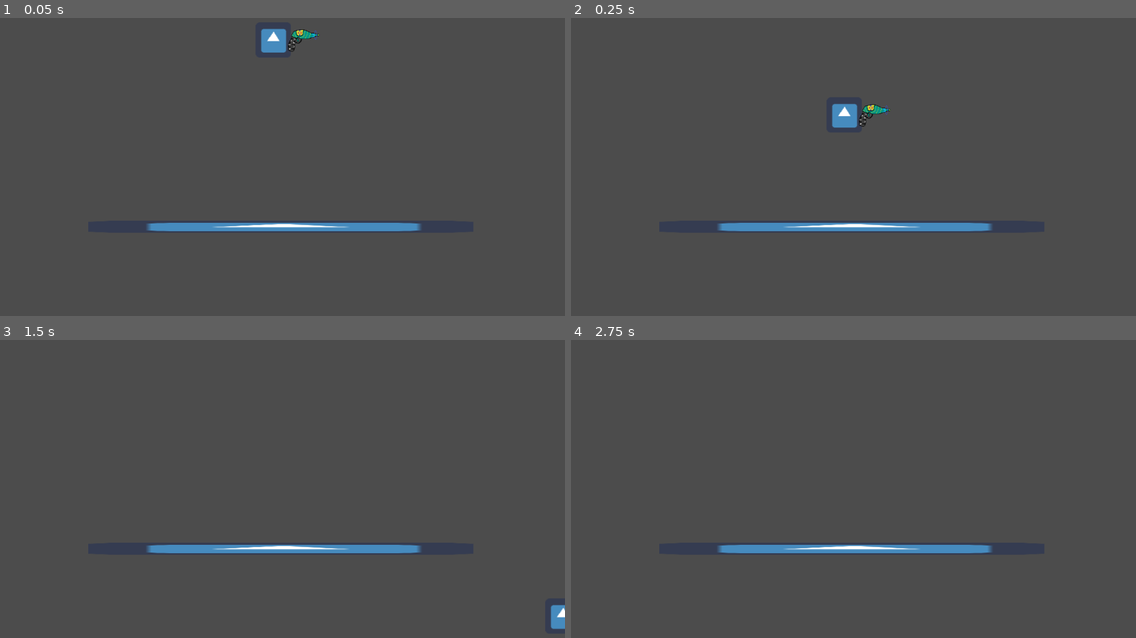
Above: before the commit, frames 1-4 (two rows, left to right).
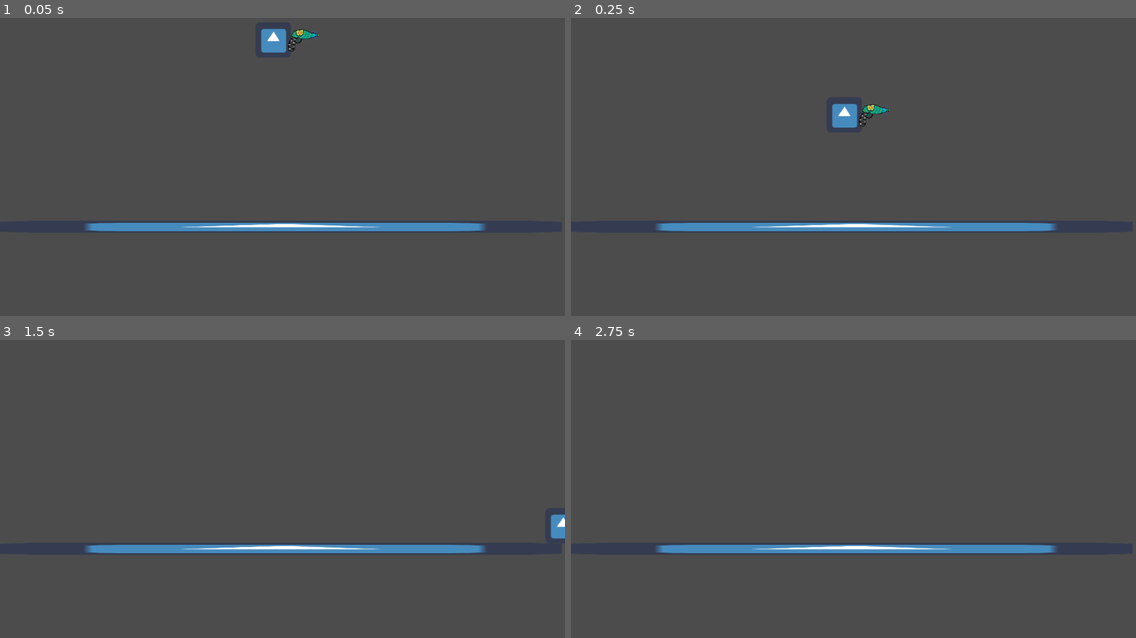
Above: after the commit, the same moments.

Repository: nathanadduci/Embers_of_the_Forgotten
Game: Godot game, scene res://Scenes/Playground.tscn
The game is run twice, just before and just after one commit, with the same random seed, the same clock (stepped at 60 frames per second) and the same inputs. The engine's default icon, where the game draws it, is replaced by a stand-in: a white triangle on a blue panel in a dark square.
Inputs (mouse positions are in pixels of both pictures, inside the frame that each line leads up to):
- Up to frame 1 (0.05 s): no input
- Up to frame 2 (0.25 s): no input
- Up to frame 3 (1.5 s): move the mouse to (406, 465) at 0.52 s; hold Right (ui_right) from 0.53 s (still down); click (406, 465) at 0.67 s; move the mouse to (169, 497) at 1.27 s; click (169, 497) at 1.42 s
- Up to frame 4 (2.75 s): tap Enter at 2 s; move the mouse to (910, 408) at 2.02 s; release Right (ui_right) at 2.03 s; hold Left (ui_left) from 2.03 s (still down); click (910, 408) at 2.17 s

The runs differ from the first frame. In frame 1, 0.8% of the frame differs, in the area x 15-86%, y 68-72%; in frame 2, 0.8%; in frame 3, 1.2%, in the area x 15-100%, y 58-98%; in frame 4, 0.8%.

Commit message:
Added assets to propper folder
Added enemy sprite, weapon sprite, and bullet sprite to assets.

Diff:
--- a/Scenes/Playground.tscn
+++ b/Scenes/Playground.tscn
@@ -2,7 +2,7 @@
 
 [ext_resource path="res://icon.png" type="Texture" id=1]
 [ext_resource path="res://Scripts/player_movement.gd" type="Script" id=2]
-[ext_resource path="res://laser_pistol.png" type="Texture" id=3]
+[ext_resource path="res://data/sprite/laser_pistol.png" type="Texture" id=3]
 
 [sub_resource type="RectangleShape2D" id=1]
 extents = Vector2( 322.766, 10 )
@@ -14,7 +14,7 @@
 
 [node name="Ground" type="Sprite" parent="."]
 position = Vector2( 509, 420 )
-scale = Vector2( 10.9063, 0.34375 )
+scale = Vector2( 15.906, 0.344 )
 texture = ExtResource( 1 )
 
 [node name="StaticBody2D" type="StaticBody2D" parent="Ground"]
@@ -43,3 +43,9 @@
 position = Vector2( 55.535, 0.987202 )
 scale = Vector2( 0.670588, 0.683333 )
 texture = ExtResource( 3 )
+
+[node name="Slime" type="KinematicBody2D" parent="."]
+
+[node name="Slime Collision" type="CollisionShape2D" parent="Slime"]
+
+[node name="SlimeSprite" type="AnimatedSprite" parent="Slime"]
--- a/Scripts/player_movement.gd
+++ b/Scripts/player_movement.gd
@@ -8,6 +8,7 @@
 export var floatDenominator = 1.3
 var playerVelocity = Vector2()
 var playerDistance
+var lastShot = OS.get_ticks_msec()
 
 
 # Called when the node enters the scene tree for the first time.
@@ -62,6 +63,8 @@
 
 # Shoot a projectile
 func shoot():
-	var projectile = load("res://projectile.tscn")
-	var p = projectile.instance() #The actual projectile object in the scene.
-	add_child_below_node(get_tree().get_current_scene(), p)
+	if (OS.get_ticks_msec() - lastShot) > 500:
+		var projectile = load("res://projectile.tscn")
+		var p = projectile.instance() #The actual projectile object in the scene.
+		add_child_below_node(get_tree().get_current_scene(), p)
+		lastShot = OS.get_ticks_msec()
--- a/Scripts/projectile.gd
+++ b/Scripts/projectile.gd
@@ -9,4 +9,6 @@
 
 func _physics_process(delta):
 	move_and_slide(velocity)
-	print_debug(get_tree().get_root().get_pos())
+	#print(position.y)
+	if position.x < -1000:
+		queue_free()
--- a/projectile.tscn
+++ b/projectile.tscn
@@ -1,6 +1,6 @@
 [gd_scene load_steps=3 format=2]
 
-[ext_resource path="res://red_laser.png" type="Texture" id=1]
+[ext_resource path="res://data/sprite/red_laser.png" type="Texture" id=1]
 [ext_resource path="res://Scripts/projectile.gd" type="Script" id=2]
 
 [node name="projectile" type="Node2D"]
Binary file added: data/sprite/Slime_Death.gif
Renamed: laser_pistol.png -> data/sprite/laser_pistol.png
Not shown, changed: data/sprite/laser_pistol.png.import
Renamed: red_laser.png -> data/sprite/red_laser.png
Not shown, changed: data/sprite/red_laser.png.import
Binary file added: data/sprite/slime_enemy.gif
